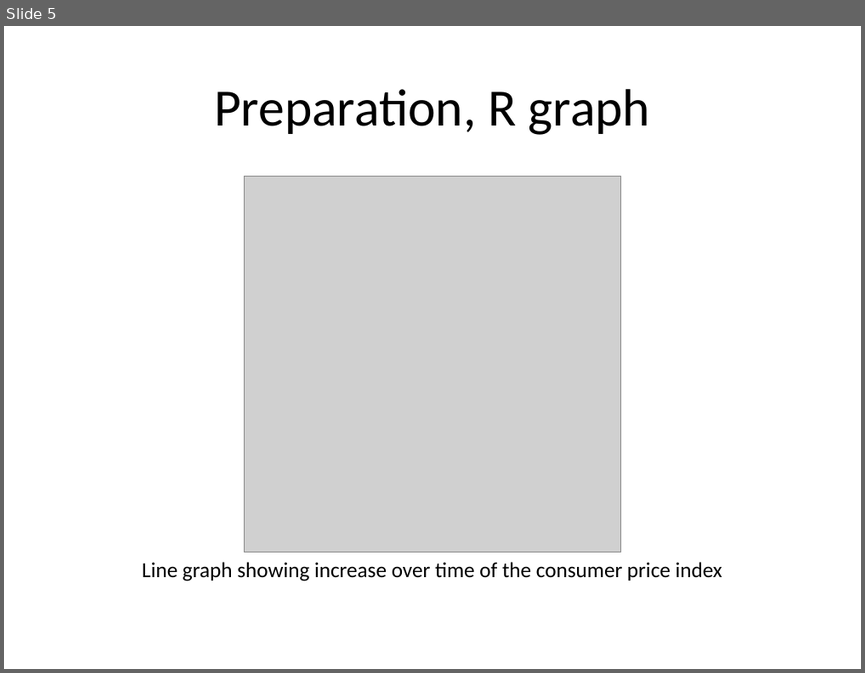
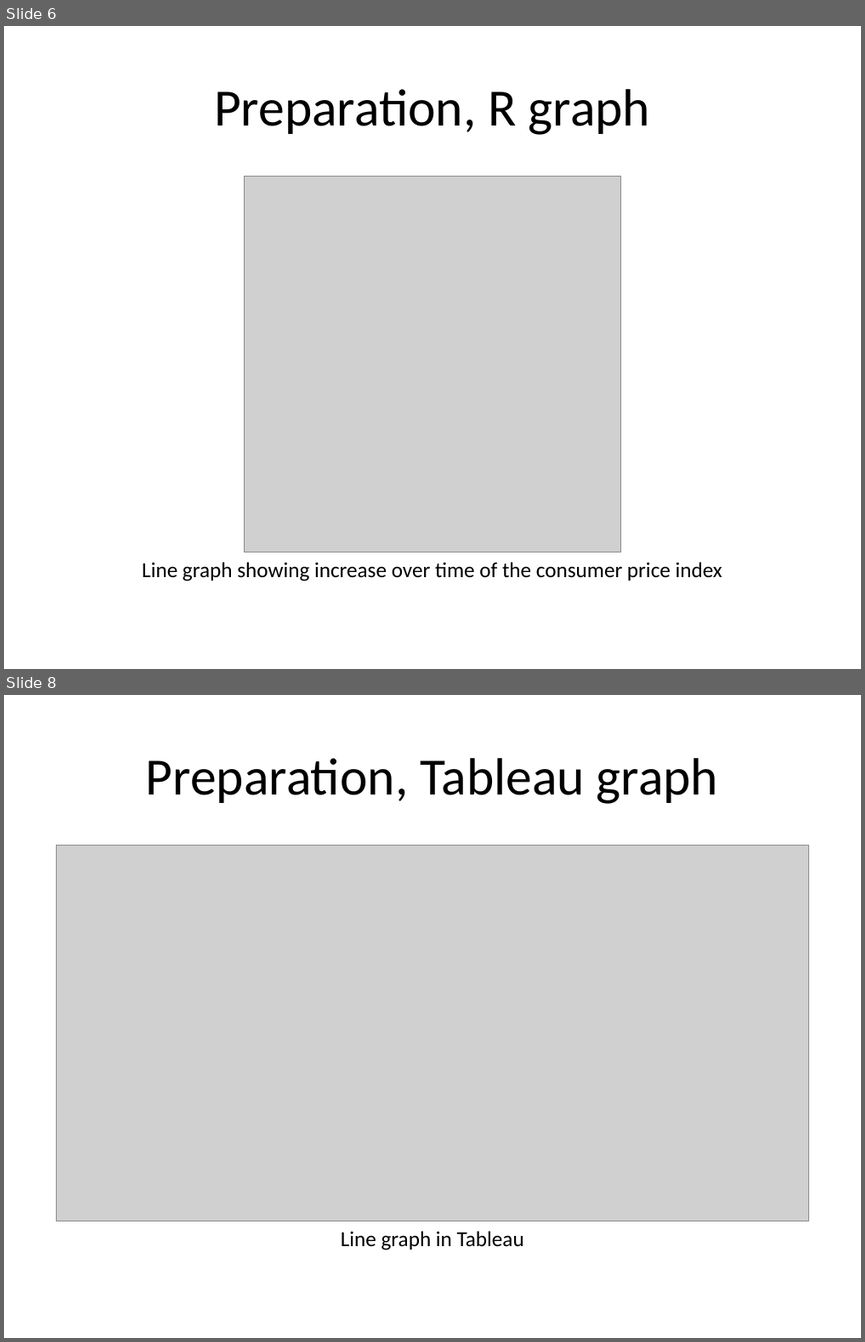
Before and after one commit to pmean/data-visualization, a slide deck: data-viz-03/component/preparation.pptx. Shown one above the other, each under a label of ours: slide 5 before the commit, slides 6 and 8 after it; the slides between them are not shown. The pictures are 865x673 and 865x1342 pixels, drawn with LibreOffice and Linux fonts; fonts in the diff are those of the drawing; grey boxes stand for pictures. Boxes give left, top, right and bottom in pixels: in the first picture for what was removed or moved away, otherwise in the second. Text is boxed around its words. In the diff, an @@ line names an element or a change of style, - is before the commit and + after.

Commit message:
Added Python and Tableau to data-viz-03 fundamentals

```diff
--- a/data-viz-03/component/preparation.pptx
+++ b/data-viz-03/component/preparation.pptx
@@ slide 8 added at [4, 695, 861, 1338], background #FFFFFF @@
@@ title added at [146, 758, 718, 804], 44 pt, text #000000 @@
+Preparation, Tableau graph
@@ picture added at [56, 845, 809, 1221] @@
@@ text added at [341, 1231, 524, 1250], 18 pt, text #000000 @@
+Line graph in Tableau
@@ what was slide 5 is now slide 6 @@
```
Also in this commit, not shown: 1 slide changed, 3 other slides added, 2 slides removed, 23 other files.
